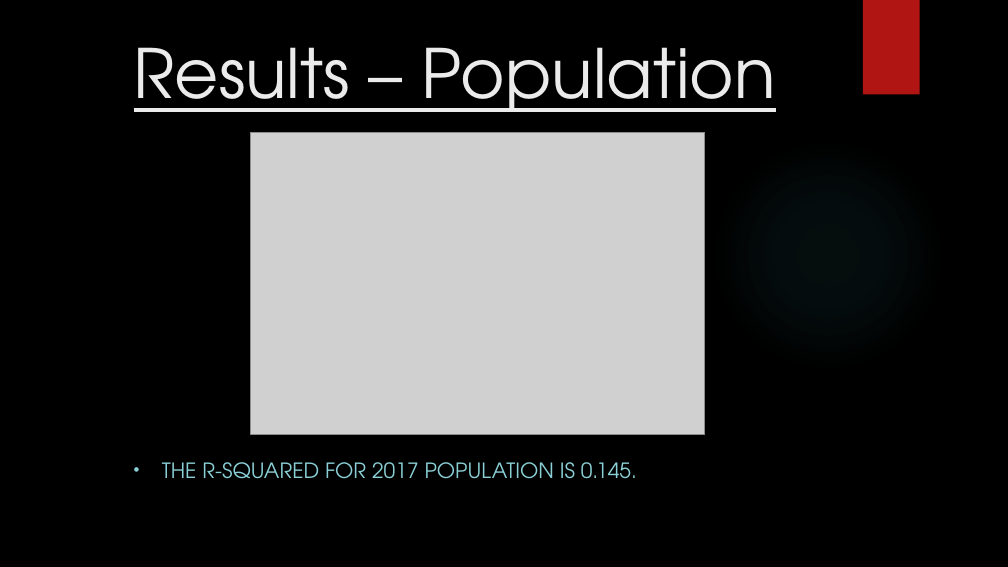
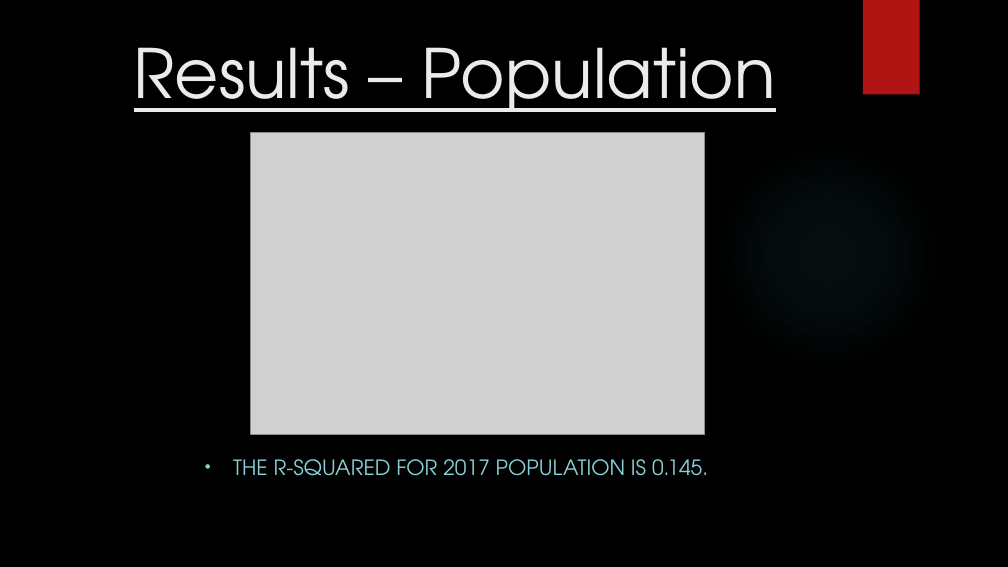
Before and after one commit to Falcon-d/Project-1-Broadband-Access, a slide deck: slide 9 of Project 1 Deck.pptx. Drawn at 1008x567 pixels with LibreOffice and Linux fonts; fonts in the diff are those of the drawing; grey boxes stand for pictures; background and template pictures are left out. Boxes give left, top, right and bottom in pixels: in the first picture for what was removed or moved away, otherwise in the second. Text is boxed around its words. In the diff, an @@ line names an element or a change of style, - is before the commit and + after.

```diff
--- a/Project 1 Deck.pptx
+++ b/Project 1 Deck.pptx
@@ subtitle "THE R-SQUARED FOR 2017 POPULATION ...": place and size @@
-subtitle "THE R-SQUARED FOR 2017 POPULATION ..." at (162,462,637,479)
+subtitle "THE R-SQUARED FOR 2017 POPULATION ..." at (233,459,708,476)
```
Also in this commit, not shown: 8 other slides changed.
